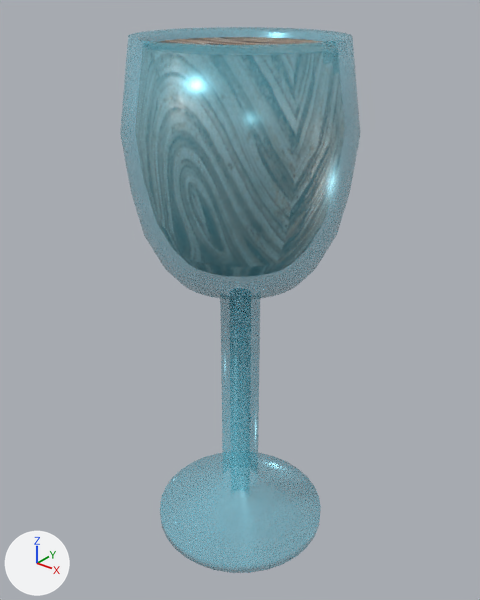
What one commit did to the OBJ model public/copa/cup.obj.
Both versions are drawn from a 50 mm lens placed at (1.048, -1.311, 1.609), pointed at (-0.01, 0.011, 0.789). Arrows for +X, +Y and +Z are at lower left; the lights stay in place. Where no turn or scale is listed for an object, it has been applied to the vertices.
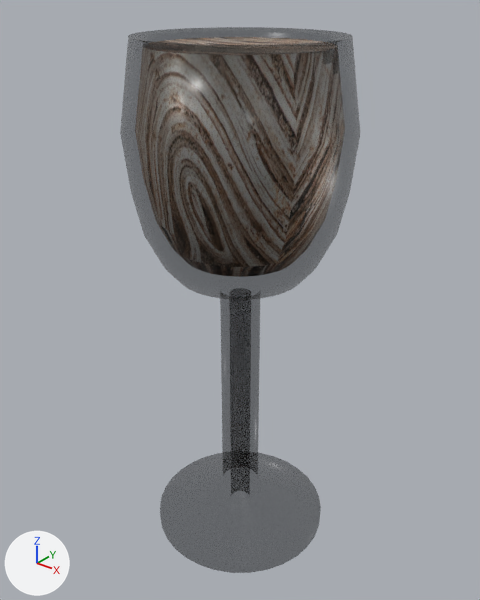
The change in detail:
Picture 'glass2.png' (img_glass2_png) is new.
In material 'Material.014' (mat_material_014), base_color is no longer (0.169, 0.638, 0.8), cyan #72d1e7.
In material 'Material.014' (mat_material_014), texture is now set to img_glass2_png.

Location of each change, [x1, y1, x2, y2] in pixels of the pictures (480 x 600 px):
'Cylinder', surface changed (cyan to grey): [120, 27, 360, 573] in both
